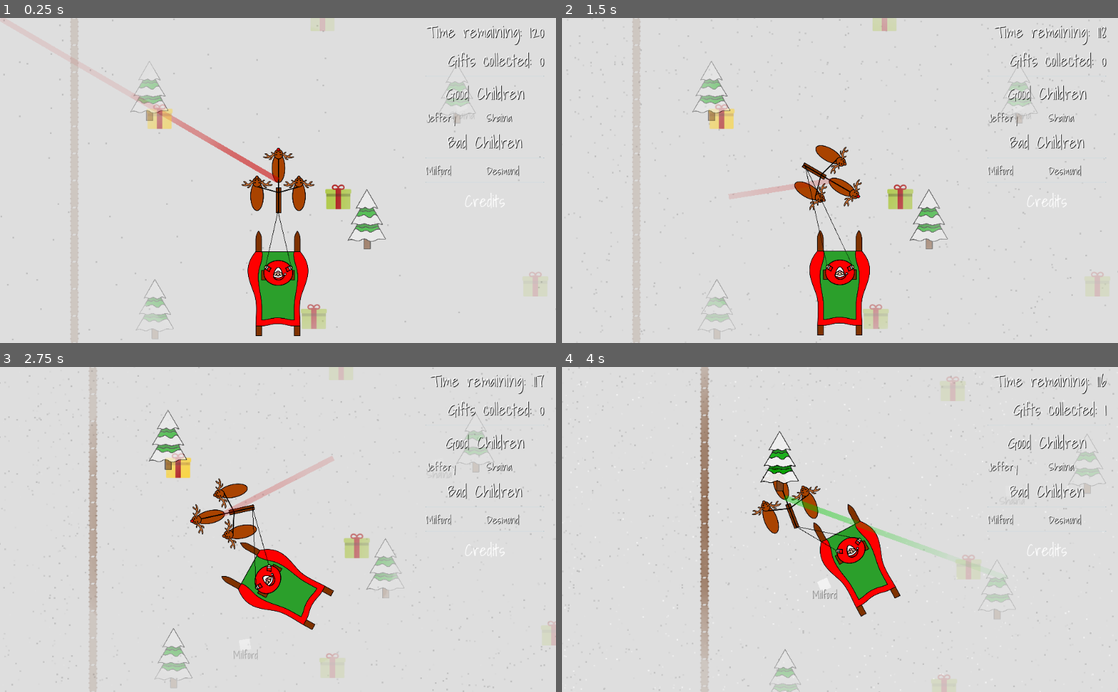
Above: before the commit, frames 1-4 (two rows, left to right).
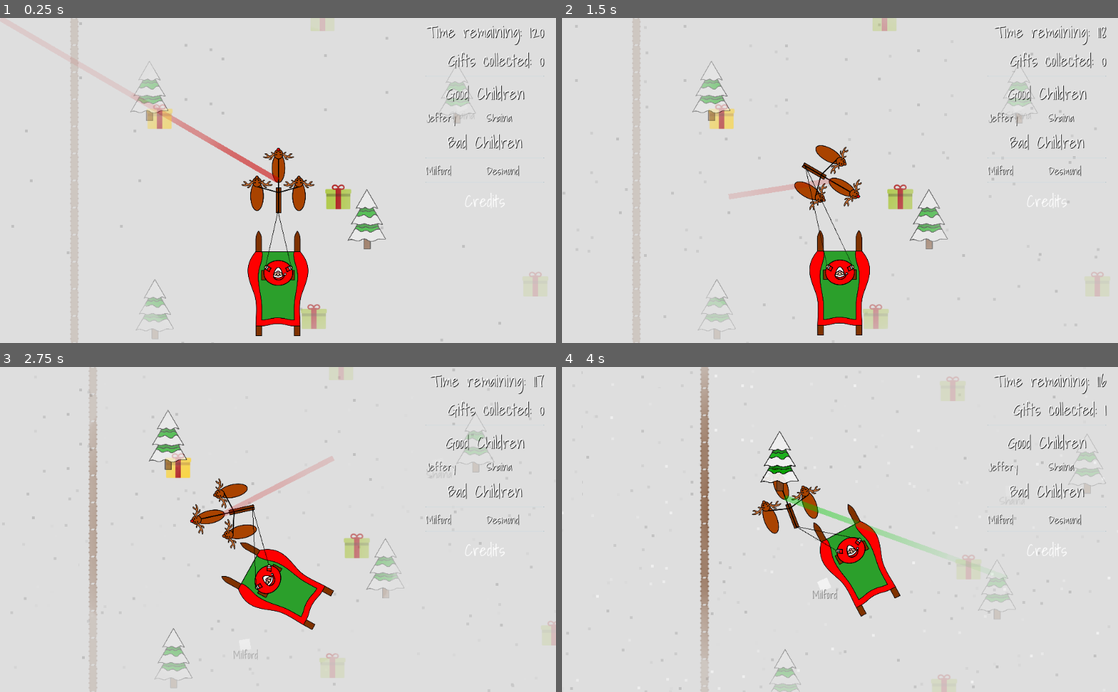
Above: after the commit, the same moments.

Repository: GameDrivenDesign/SebastHolyWandarousChristmasGame
Game: Godot game, scene res://scenes/world/world.tscn
The game is run twice, just before and just after one commit, with the same random seed, the same clock (stepped at 60 frames per second) and the same inputs.
Inputs (mouse positions are in pixels of both pictures, inside the frame that each line leads up to):
- Up to frame 1 (0.25 s): no input
- Up to frame 2 (1.5 s): move the mouse to (962, 164) at 0.52 s; hold Right (right) 0.53-1.28 s; hold Right mouse button (coal_projectile) 0.53-1.28 s; move the mouse to (728, 196) at 1.27 s; hold Down (down) from 1.28 s (still down); tap Ctrl (coal_projectile_full_auto_modifier) at 1.35 s
- Up to frame 3 (2.75 s): move the mouse to (333, 458) at 2.02 s; release Down (down) at 2.03 s; hold Right (right) from 2.03 s (still down); click (333, 458) at 2.1 s
- Up to frame 4 (4 s): move the mouse to (812, 594) at 2.77 s; release Right (right) at 2.78 s; hold Up (up) 2.78-3.53 s; right-click (812, 594) at 2.85 s; move the mouse to (1006, 578) at 3.52 s; hold Left (left) from 3.53 s (still down); hold Ctrl (coal_projectile_full_auto_modifier) from 3.53 s (still down)

The runs differ from the first frame. In frame 1, 0.2% of the frame differs, in the area x 0-100%, y 0-100%; in frame 2, 0.3%; in frame 3, 0.3%; in frame 4, 0.3%.

Commit message:
make the game look better on bigger screens

Diff:
--- a/scenes/snow/snow.tscn
+++ b/scenes/snow/snow.tscn
@@ -16,7 +16,7 @@
 render_priority = 0
 trail_divisor = 1
 emission_shape = 2
-emission_box_extents = Vector3( 200, 100, 0 )
+emission_box_extents = Vector3( 200, 200, 0 )
 flag_align_y = false
 flag_rotate_y = false
 flag_disable_z = true
@@ -49,11 +49,13 @@
 anim_offset = 0.0
 anim_offset_random = 0.0
 anim_loop = false
+_sections_unfolded = [ "Emission Shape", "Resource" ]
 
 [node name="snow" type="Node2D"]
 
 [node name="Particles2D" type="Particles2D" parent="." index="0"]
 
+scale = Vector2( 2, 2 )
 emitting = true
 amount = 2000
 lifetime = 5.0
@@ -72,3 +74,4 @@
 normal_map = null
 h_frames = 1
 v_frames = 1
+_sections_unfolded = [ "Drawing", "Process Material", "Textures", "Time", "Transform" ]
--- a/scenes/world/world.tscn
+++ b/scenes/world/world.tscn
@@ -10,7 +10,7 @@
 [ext_resource path="res://scenes/fence/tileset.tres" type="TileSet" id=8]
 [ext_resource path="res://scenes/tree/tree.tscn" type="PackedScene" id=9]
 
-[node name="map" type="Node2D" index="0"]
+[node name="map" type="Node2D"]
 
 script = ExtResource( 1 )
 
@@ -33,6 +33,7 @@
 motion_scale = Vector2( 1, 1 )
 motion_offset = Vector2( 0, 0 )
 motion_mirroring = Vector2( 200, 100 )
+_sections_unfolded = [ "Material", "Motion", "Visibility" ]
 
 [node name="background" type="Sprite" parent="ParallaxBackground/ParallaxLayer" index="0"]
 
@@ -45,8 +46,9 @@
 
 [node name="snow" parent="ParallaxBackground/ParallaxLayer" index="2" instance=ExtResource( 4 )]
 
-position = Vector2( 516.344, 281.44 )
-scale = Vector2( 3, 3 )
+position = Vector2( 1000, 1000 )
+scale = Vector2( 2.5, 2.5 )
+_sections_unfolded = [ "Transform" ]
 
 [node name="player" parent="." index="1" instance=ExtResource( 5 )]
 
